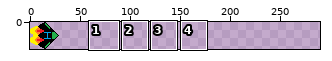
Two versions of one sprite sheet, assets/img/playership.png. The first picture is a wide view before the edit; the outline marks the close-up.
Close-up. The starting point:
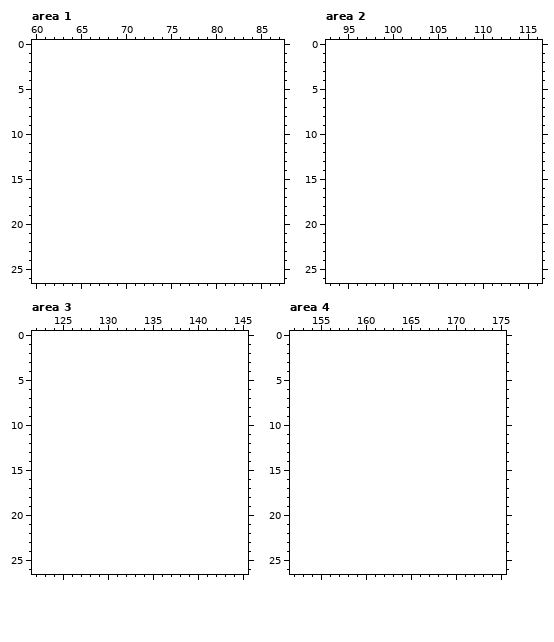
The file is 29x27 pixels. Shown: area 1: x 60..87, y 0..26; area 2: x 93..116, y 0..26; area 3: x 122..145, y 0..26; area 4: x 152..175, y 0..26. The old version is drawn lined up with the new one, on the new canvas. The commit also changed other parts of the picture, which this record leaves out.
Once edited:
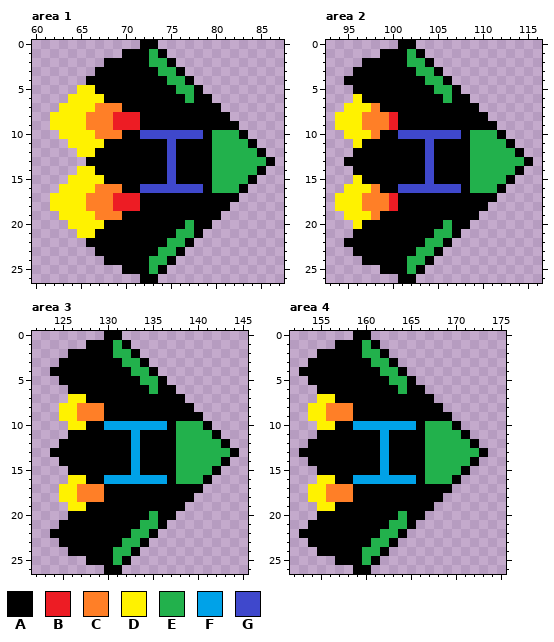
Palette (. is transparent): A #000000  B #ed1c24  C #ff7f27  D #fff200  E #22b14c  F #00a2e8  G #3f48cc
Edits made:
canvas 29x27 -> 290x27
Area 1:
y 0: x 72..73 .. -> AA
y 1: x 70..74 ..... -> AAAEA
y 2: x 68..75 ........ -> AAAAAEEA
y 3: x 67..76 .......... -> AAAAAAAEEA
y 4: x 66..77 ............ -> AAAAAAAAAEEA
y 5: x 65..78 .............. -> DDAAAAAAAAAEEA
y 6: x 64..79 ................ -> DDDDAAAAAAAAAEAA
y 7: x 63..80 .................. -> DDDDCCCAAAAAAAAAAA
y 8: x 62..81 .................... -> DDDDCCCBBBAAAAAAAAAA
y 9: x 62..82 ..................... -> DDDDCCCBBBAAAAAAAAAAA
y 10: x 63..83 ..................... -> DDDDCCCAAGGGGGGGAEEEA
y 11: x 64..84 ..................... -> DDDDAAAAAAAGAAAAEEEEA
y 12: x 65..85 ..................... -> DDAAAAAAAAGAAAAEEEEEA
y 13: x 66..86 ..................... -> AAAAAAAAAGAAAAEEEEEEA
y 14: x 65..85 ..................... -> DDAAAAAAAAGAAAAEEEEEA
y 15: x 64..84 ..................... -> DDDDAAAAAAAGAAAAEEEEA
y 16: x 63..83 ..................... -> DDDDCCCAAGGGGGGGAEEEA
y 17: x 62..82 ..................... -> DDDDCCCBBBAAAAAAAAAAA
y 18: x 62..81 .................... -> DDDDCCCBBBAAAAAAAAAA
y 19: x 63..80 .................. -> DDDDCCCAAAAAAAAAAA
y 20: x 64..79 ................ -> DDDDAAAAAAAAAEAA
y 21: x 65..78 .............. -> DDAAAAAAAAAEEA
y 22: x 66..77 ............ -> AAAAAAAAAEEA
y 23: x 67..76 .......... -> AAAAAAAEEA
y 24: x 68..75 ........ -> AAAAAEEA
y 25: x 70..74 ..... -> AAAEA
y 26: x 72..73 .. -> AA
Area 2:
y 0: x 101..102 .. -> AA
y 1: x 99..103 ..... -> AAAEA
y 2: x 97..104 ........ -> AAAAAEEA
y 3: x 96..105 .......... -> AAAAAAAEEA
y 4: x 95..106 ............ -> AAAAAAAAAEEA
y 5: x 96..107 ............ -> AAAAAAAAAEEA
y 6: x 96..108 ............. -> DAAAAAAAAAEAA
y 7: x 95..109 ............... -> DDDCAAAAAAAAAAA
y 8: x 94..110 ................. -> DDDCCCBAAAAAAAAAA
y 9: x 94..111 .................. -> DDDCCCBAAAAAAAAAAA
y 10: x 95..112 .................. -> DDDCAAGGGGGGGAEEEA
y 11: x 96..113 .................. -> DAAAAAAAGAAAAEEEEA
y 12: x 96..114 ................... -> AAAAAAAAGAAAAEEEEEA
y 13: x 95..115 ..................... -> AAAAAAAAAGAAAAEEEEEEA
y 14: x 96..114 ................... -> AAAAAAAAGAAAAEEEEEA
y 15: x 96..113 .................. -> DAAAAAAAGAAAAEEEEA
y 16: x 95..112 .................. -> DDDCAAGGGGGGGAEEEA
y 17: x 94..111 .................. -> DDDCCCBAAAAAAAAAAA
y 18: x 94..110 ................. -> DDDCCCBAAAAAAAAAA
y 19: x 95..109 ............... -> DDDCAAAAAAAAAAA
y 20: x 96..108 ............. -> DAAAAAAAAAEAA
y 21: x 96..107 ............ -> AAAAAAAAAEEA
y 22: x 95..106 ............ -> AAAAAAAAAEEA
y 23: x 96..105 .......... -> AAAAAAAEEA
y 24: x 97..104 ........ -> AAAAAEEA
y 25: x 99..103 ..... -> AAAEA
y 26: x 101..102 .. -> AA
Area 3:
y 0: x 130..131 .. -> AA
y 1: x 128..132 ..... -> AAAEA
y 2: x 126..133 ........ -> AAAAAEEA
y 3: x 125..134 .......... -> AAAAAAAEEA
y 4: x 124..135 ............ -> AAAAAAAAAEEA
y 5: x 125..136 ............ -> AAAAAAAAAEEA
y 6: x 126..137 ............ -> AAAAAAAAAEAA
y 7: x 126..138 ............. -> DDAAAAAAAAAAA
y 8: x 125..139 ............... -> DDCCCAAAAAAAAAA
y 9: x 125..140 ................ -> DDCCCAAAAAAAAAAA
y 10: x 126..141 ................ -> DDAAFFFFFFFAEEEA
y 11: x 126..142 ................. -> AAAAAAAFAAAAEEEEA
y 12: x 125..143 ................... -> AAAAAAAAFAAAAEEEEEA
y 13: x 124..144 ..................... -> AAAAAAAAAFAAAAEEEEEEA
y 14: x 125..143 ................... -> AAAAAAAAFAAAAEEEEEA
y 15: x 126..142 ................. -> AAAAAAAFAAAAEEEEA
y 16: x 126..141 ................ -> DDAAFFFFFFFAEEEA
y 17: x 125..140 ................ -> DDCCCAAAAAAAAAAA
y 18: x 125..139 ............... -> DDCCCAAAAAAAAAA
y 19: x 126..138 ............. -> DDAAAAAAAAAAA
y 20: x 126..137 ............ -> AAAAAAAAAEAA
y 21: x 125..136 ............ -> AAAAAAAAAEEA
y 22: x 124..135 ............ -> AAAAAAAAAEEA
y 23: x 125..134 .......... -> AAAAAAAEEA
y 24: x 126..133 ........ -> AAAAAEEA
y 25: x 128..132 ..... -> AAAEA
y 26: x 130..131 .. -> AA
Area 4:
y 0: x 159..160 .. -> AA
y 1: x 157..161 ..... -> AAAEA
y 2: x 155..162 ........ -> AAAAAEEA
y 3: x 154..163 .......... -> AAAAAAAEEA
y 4: x 153..164 ............ -> AAAAAAAAAEEA
y 5: x 154..165 ............ -> AAAAAAAAAEEA
y 6: x 155..166 ............ -> AAAAAAAAAEAA
y 7: x 155..167 ............. -> DDAAAAAAAAAAA
y 8: x 154..168 ............... -> DDCCCAAAAAAAAAA
y 9: x 154..169 ................ -> DDCCCAAAAAAAAAAA
y 10: x 155..170 ................ -> DDAAFFFFFFFAEEEA
y 11: x 155..171 ................. -> AAAAAAAFAAAAEEEEA
y 12: x 154..172 ................... -> AAAAAAAAFAAAAEEEEEA
y 13: x 153..173 ..................... -> AAAAAAAAAFAAAAEEEEEEA
y 14: x 154..172 ................... -> AAAAAAAAFAAAAEEEEEA
y 15: x 155..171 ................. -> AAAAAAAFAAAAEEEEA
y 16: x 155..170 ................ -> DDAAFFFFFFFAEEEA
y 17: x 154..169 ................ -> DDCCCAAAAAAAAAAA
y 18: x 154..168 ............... -> DDCCCAAAAAAAAAA
y 19: x 155..167 ............. -> DDAAAAAAAAAAA
y 20: x 155..166 ............ -> AAAAAAAAAEAA
y 21: x 154..165 ............ -> AAAAAAAAAEEA
y 22: x 153..164 ............ -> AAAAAAAAAEEA
y 23: x 154..163 .......... -> AAAAAAAEEA
y 24: x 155..162 ........ -> AAAAAEEA
y 25: x 157..161 ..... -> AAAEA
y 26: x 159..160 .. -> AA
Pixel boxes of the changes (left, top, right, bottom) in both close-ups:
added: (50, 40, 275, 283)
added: (335, 40, 533, 283)
added: (50, 331, 239, 574)
added: (299, 331, 488, 574)
